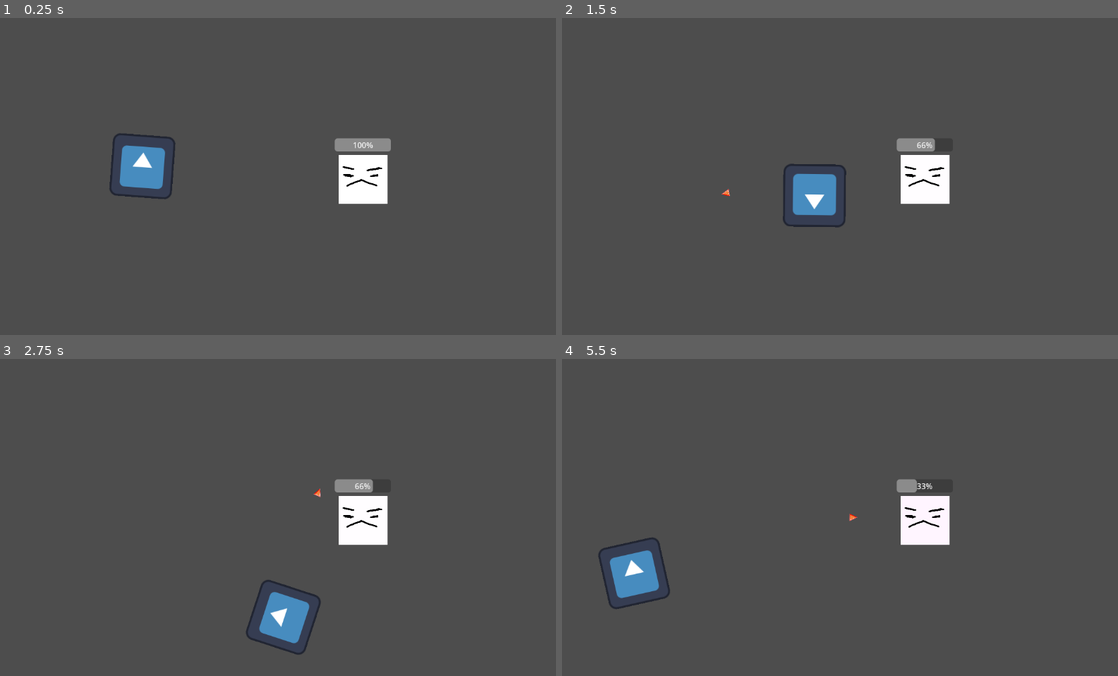
Above: before the commit, frames 1-4 (two rows, left to right).
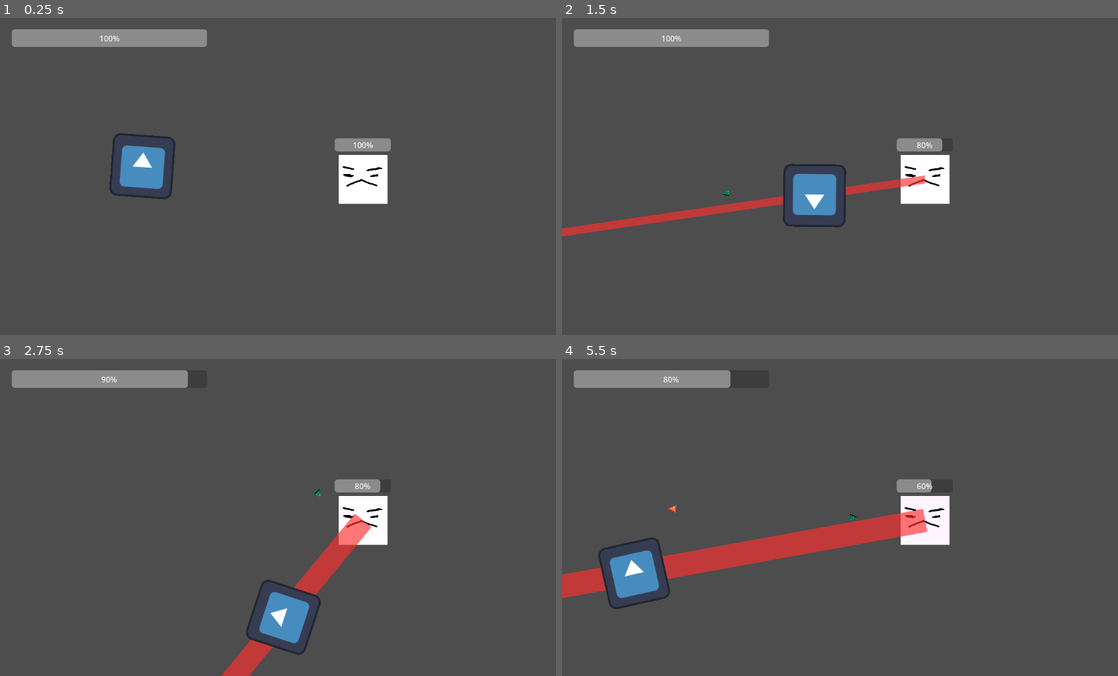
Above: after the commit, the same moments.

Repository: orznull/acerola-jam-2024
Game: Godot game, scene res://scenes/test_scene.tscn
Same seed, same stepped clock (60 frames per second), same inputs: the game is played once before the commit and once after it. The engine's default icon, where the game draws it, is replaced by a stand-in: a white triangle on a blue panel in a dark square.
Inputs (mouse positions are in pixels of both pictures, inside the frame that each line leads up to):
- Up to frame 1 (0.25 s): no input
- Up to frame 2 (1.5 s): tap Enter at 0.5 s; move the mouse to (967, 160) at 0.52 s; hold D (move_right) 0.53-1.28 s; click (967, 160) at 0.6 s; move the mouse to (728, 192) at 1.27 s; hold S (move_down) from 1.28 s (still down); click (728, 192) at 1.35 s
- Up to frame 3 (2.75 s): move the mouse to (339, 447) at 2.02 s; release S (move_down) at 2.03 s; hold D (move_right) from 2.03 s (still down); hold Shift (walk) from 2.03 s (still down); click (339, 447) at 2.3 s
- Up to frame 4 (5.5 s): move the mouse to (817, 580) at 2.77 s; release D (move_right) at 2.78 s; release Shift (walk) at 2.78 s; hold W (move_up) 2.78-3.53 s; click (817, 580) at 2.85 s; move the mouse to (1012, 565) at 3.52 s; hold Left (move_left) 3.53-5.03 s; click (1012, 565) at 3.6 s; move the mouse to (673, 469) at 4.27 s; tap Shift (walk) at 4.35 s; click (673, 469) at 4.55 s; move the mouse to (873, 517) at 5.02 s; hold S (move_down) from 5.03 s (still down); click (873, 517) at 5.1 s

The runs differ from the first frame. In frame 1, 1.9% of the frame differs, in the area x 2-38%, y 3-10%; in frame 2, 3.5%; in frame 3, 3.5%; in frame 4, 5.8%, in the area x 0-67%, y 3-76%.

Commit message:
player damage, enemy shoot indicators

Diff:
--- a/enemy/dummy_enemy/dummy_enemy.gd
+++ b/enemy/dummy_enemy/dummy_enemy.gd
@@ -1,11 +1,12 @@
 extends Enemy
 
-const MAX_HEALTH = 30
+const MAX_HEALTH = 50
 
 const HURT_TIME = 0.2
 const DEATH_FADE_TIME = 0.4
+
+const SHAKE_INTERVAL = 0.05
 const SHAKE_MAGNITUDE = 6
-const SHAKE_INTERVAL = 0.05
 
 var shake_timer = 0
 var shake_target = Vector2(0, 0)
@@ -17,7 +18,7 @@
 	$HealthBar.max_value = MAX_HEALTH
 	health = MAX_HEALTH
 
-func onProcess(delta):
+func onProcess(_delta):
 	$HealthBar.value = health
 
 func onDilatedProcess(delta):
@@ -34,6 +35,8 @@
 		$Sprite2D.modulate.b = 1
 		$Sprite2D.offset = Vector2(0, 0)
 
+	# shooting logic is in enemy weapon child node
+
 func process_dying(delta):
 	self.modulate.a -= delta
 	self.modulate.b = 0
@@ -42,6 +45,13 @@
 	if self.modulate.a <= 0:
 		queue_free()
 
+func onDie():
+	$CollisionShape2D.disabled = true
+	dead = true
+
+func onDamage(_val):
+	hurt_timer = HURT_TIME
+
 func shake(delta):
 	$Sprite2D.offset = $Sprite2D.offset.lerp(shake_target, 0.6)
 	if (shake_timer <= 0):
@@ -49,11 +59,3 @@
 		shake_timer = SHAKE_INTERVAL
 	else:
 		shake_timer -= delta
-
-func die():
-	$CollisionShape2D.disabled = true
-	dead = true
-
-func damage(val):
-	super.damage(val)
-	hurt_timer = HURT_TIME
--- a/enemy/dummy_enemy/dummy_enemy.tscn
+++ b/enemy/dummy_enemy/dummy_enemy.tscn
@@ -1,7 +1,8 @@
-[gd_scene load_steps=4 format=3 uid="uid://gxff8xd2yrmc"]
+[gd_scene load_steps=5 format=3 uid="uid://gxff8xd2yrmc"]
 
 [ext_resource type="Script" path="res://enemy/dummy_enemy/dummy_enemy.gd" id="1_qx26p"]
 [ext_resource type="Texture2D" uid="uid://ynne0gy4clqv" path="res://enemy/dummy_enemy/dummy_enemy.png" id="1_ujevo"]
+[ext_resource type="PackedScene" uid="uid://kya4r2ebfc3n" path="res://enemy/enemy_weapons/single_shot/single_shot.tscn" id="3_mx5yc"]
 
 [sub_resource type="RectangleShape2D" id="RectangleShape2D_pqfxe"]
 size = Vector2(103, 103)
@@ -18,6 +19,8 @@
 position = Vector2(0.5, 1.5)
 shape = SubResource("RectangleShape2D_pqfxe")
 
+[node name="Weapon" parent="." instance=ExtResource("3_mx5yc")]
+
 [node name="HealthBar" type="ProgressBar" parent="."]
 offset_left = -58.0
 offset_top = -84.0
--- a/enemy/enemy.gd
+++ b/enemy/enemy.gd
@@ -3,15 +3,9 @@
 
 var health = 100.0
 
-# Called when the node enters the scene tree for the first time.
-func _ready():
-	pass # Replace with function body.
-
-# Called every frame. 'delta' is the elapsed time since the previous frame.
 func _process(delta):
 	onProcess(delta)
 	onDilatedProcess(delta * TimeDilation.time_scale)
-	pass
 
 func onDilatedProcess(_delta: float):
 	pass
@@ -21,8 +15,15 @@
 
 func damage(dmg: int):
 	health -= dmg
+	onDamage(dmg)
 	if (health <= 0):
-		die()
+		for i in get_children():
+			if i.has_method("onDie"):
+				i.onDie()
+		onDie()
 
-func die():
+func onDamage(_dmg: int):
 	pass
+
+func onDie():
+	pass
--- /dev/null
+++ b/enemy/enemy_weapons/enemy_weapon.gd
@@ -0,0 +1,20 @@
+extends Node2D
+class_name EnemyWeapon
+
+var shooting = false
+func shoot(_init_pos: Vector2):
+	pass
+
+func _process(delta):
+	onProcess(delta)
+	onDilatedProcess(delta * TimeDilation.time_scale)
+	pass
+
+func onDilatedProcess(_delta: float):
+	pass
+
+func onProcess(_delta: float):
+	pass
+
+func onDie():
+	pass
--- /dev/null
+++ b/enemy/enemy_weapons/single_shot/single_shot.gd
@@ -0,0 +1,51 @@
+extends EnemyWeapon
+
+var PROJECTILE_SCENE = preload ("res://projectile/basic/basic_enemy_projectile.tscn")
+
+const LINE_INITIAL_WIDTH = 50.0
+
+const SHOOT_INTERVAL = 0.7
+var shoot_timer = SHOOT_INTERVAL
+
+const COOLDOWN_INTERVAL = 0.3
+var cooldown_timer = COOLDOWN_INTERVAL
+
+var dead = false
+
+func shoot(init_pos: Vector2):
+	var player = GlobalPlayer.player
+	if player == null:
+		return
+	var bullet: Projectile = PROJECTILE_SCENE.instantiate()
+	get_tree().root.add_child(bullet)
+	bullet.init(init_pos, player.position)
+
+func onDilatedProcess(delta):
+
+	if (dead):
+		$IndicatorLine.width = 0
+		return
+
+	process_shooting(delta)
+
+	if cooldown_timer < 0:
+		$IndicatorLine.points[1] = Vector2(10000, 0)
+		$IndicatorLine.width = max(LINE_INITIAL_WIDTH * (shoot_timer / SHOOT_INTERVAL), 5)
+	else:
+		$IndicatorLine.width = 0
+
+func process_shooting(delta):
+
+	rotation = (GlobalPlayer.player.global_position - global_position).angle()
+
+	if cooldown_timer > 0:
+		cooldown_timer -= delta
+	elif shoot_timer > 0:
+		shoot_timer -= delta
+	elif shoot_timer <= 0:
+		shoot(global_position)
+		cooldown_timer = COOLDOWN_INTERVAL
+		shoot_timer = SHOOT_INTERVAL
+
+func onDie():
+	dead = true
--- /dev/null
+++ b/enemy/enemy_weapons/single_shot/single_shot.tscn
@@ -0,0 +1,14 @@
+[gd_scene load_steps=2 format=3 uid="uid://kya4r2ebfc3n"]
+
+[ext_resource type="Script" path="res://enemy/enemy_weapons/single_shot/single_shot.gd" id="1_kvjoq"]
+
+[node name="single_shot" type="Node2D"]
+script = ExtResource("1_kvjoq")
+
+[node name="IndicatorLine" type="Line2D" parent="."]
+points = PackedVector2Array(0, 0, 0, 0)
+width = 50.0
+default_color = Color(1, 0.180392, 0.180392, 0.65098)
+
+[node name="RayCast2D" type="RayCast2D" parent="."]
+target_position = Vector2(10000, 0)
--- a/player/player.gd
+++ b/player/player.gd
@@ -1,6 +1,9 @@
 extends CharacterBody2D
 
 class_name Player
+
+@export var MAX_HEALTH = 100
+var health = MAX_HEALTH
 
 const RUN_SPEED = 300.0
 const DECELERATION = 300.0
@@ -56,3 +59,6 @@
 func process_time_adjustment(_delta: float):
 	var adjusted_time_scale = max(velocity.length() / RUN_SPEED, min(angular_velocity / TAU, 1))
 	TimeDilation.bump_time_scale(adjusted_time_scale)
+
+func damage(val: int):
+	health -= val
--- a/player/player.tscn
+++ b/player/player.tscn
@@ -8,6 +8,8 @@
 size = Vector2(127, 128)
 
 [node name="Player" type="CharacterBody2D"]
+collision_layer = 5
+collision_mask = 5
 script = ExtResource("1_yui62")
 
 [node name="CollisionShape2D" type="CollisionShape2D" parent="."]
--- /dev/null
+++ b/projectile/basic/basic_enemy_projectile.tscn
@@ -0,0 +1,21 @@
+[gd_scene load_steps=4 format=3 uid="uid://wypcvfd1cbgb"]
+
+[ext_resource type="Script" path="res://projectile/basic/basic_projectile.gd" id="1_d4kcc"]
+[ext_resource type="Texture2D" uid="uid://cmokkva02nsa4" path="res://projectile/basic/placeholder_basic.png" id="2_spdrh"]
+
+[sub_resource type="CircleShape2D" id="CircleShape2D_uluno"]
+
+[node name="basic_projectile" type="CharacterBody2D"]
+collision_layer = 4
+collision_mask = 4
+script = ExtResource("1_d4kcc")
+SPEED = 1500
+metadata/_edit_group_ = true
+
+[node name="Sprite2D" type="Sprite2D" parent="."]
+rotation = 1.5708
+scale = Vector2(0.194219, 0.194219)
+texture = ExtResource("2_spdrh")
+
+[node name="CollisionShape2D" type="CollisionShape2D" parent="."]
+shape = SubResource("CircleShape2D_uluno")
--- a/projectile/basic/basic_projectile.gd
+++ b/projectile/basic/basic_projectile.gd
@@ -10,6 +10,6 @@
 
 func onCollide(collision_info: KinematicCollision2D):
 	var collider = collision_info.get_collider()
-	if collider is Enemy:
+	if collider.has_method("damage"):
 		collider.damage(DAMAGE)
 	queue_free()
--- a/projectile/basic/basic_projectile.tscn
+++ b/projectile/basic/basic_projectile.tscn
@@ -13,6 +13,7 @@
 metadata/_edit_group_ = true
 
 [node name="Sprite2D" type="Sprite2D" parent="."]
+modulate = Color(0, 1, 1, 1)
 rotation = 1.5708
 scale = Vector2(0.194219, 0.194219)
 texture = ExtResource("2_gc5k2")
--- a/scenes/test_scene.tscn
+++ b/scenes/test_scene.tscn
@@ -1,9 +1,12 @@
-[gd_scene load_steps=3 format=3 uid="uid://cafhg6t2hy0s4"]
+[gd_scene load_steps=4 format=3 uid="uid://cafhg6t2hy0s4"]
 
 [ext_resource type="PackedScene" uid="uid://gxff8xd2yrmc" path="res://enemy/dummy_enemy/dummy_enemy.tscn" id="1_aat6q"]
+[ext_resource type="PackedScene" uid="uid://dknxmmef37rb3" path="res://ui/battle_ui/battle_ui.tscn" id="1_wxlo2"]
 [ext_resource type="PackedScene" uid="uid://ct51shkpjmm4l" path="res://player/player.tscn" id="2_c74v1"]
 
 [node name="test_scene" type="Node2D"]
+
+[node name="battle_ui" parent="." instance=ExtResource("1_wxlo2")]
 
 [node name="dummy_enemy" parent="." instance=ExtResource("1_aat6q")]
 position = Vector2(742, 330)
--- /dev/null
+++ b/ui/battle_ui/battle_ui.tscn
@@ -0,0 +1,16 @@
+[gd_scene load_steps=2 format=3 uid="uid://dknxmmef37rb3"]
+
+[ext_resource type="Script" path="res://ui/battle_ui/player_health_bar.gd" id="1_2pqdb"]
+
+[node name="battle_ui" type="Control"]
+layout_mode = 3
+anchors_preset = 0
+
+[node name="player_health_bar" type="ProgressBar" parent="."]
+layout_mode = 0
+offset_left = 24.0
+offset_top = 23.0
+offset_right = 423.0
+offset_bottom = 59.0
+value = 100.0
+script = ExtResource("1_2pqdb")
--- /dev/null
+++ b/ui/battle_ui/player_health_bar.gd
@@ -0,0 +1,12 @@
+extends ProgressBar
+
+func _ready():
+	if not GlobalPlayer.player:
+		return
+	max_value = GlobalPlayer.player.MAX_HEALTH
+
+func _process(_delta):
+	if not GlobalPlayer.player:
+		print("qaugh")
+		return
+	value = GlobalPlayer.player.health
